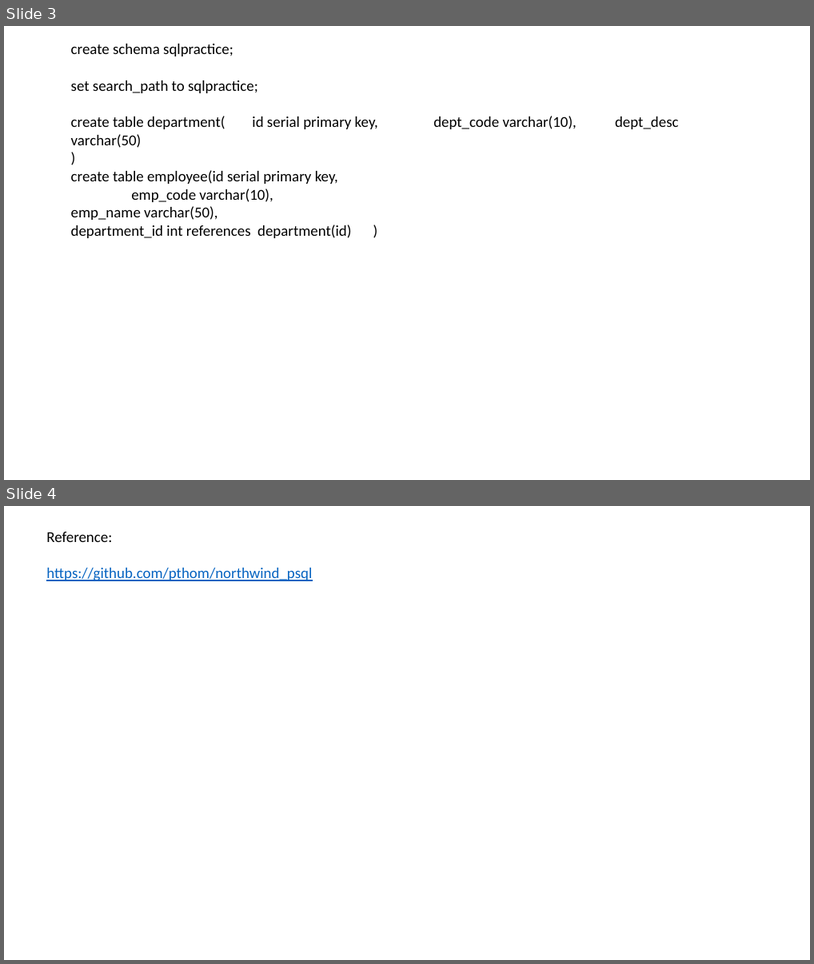
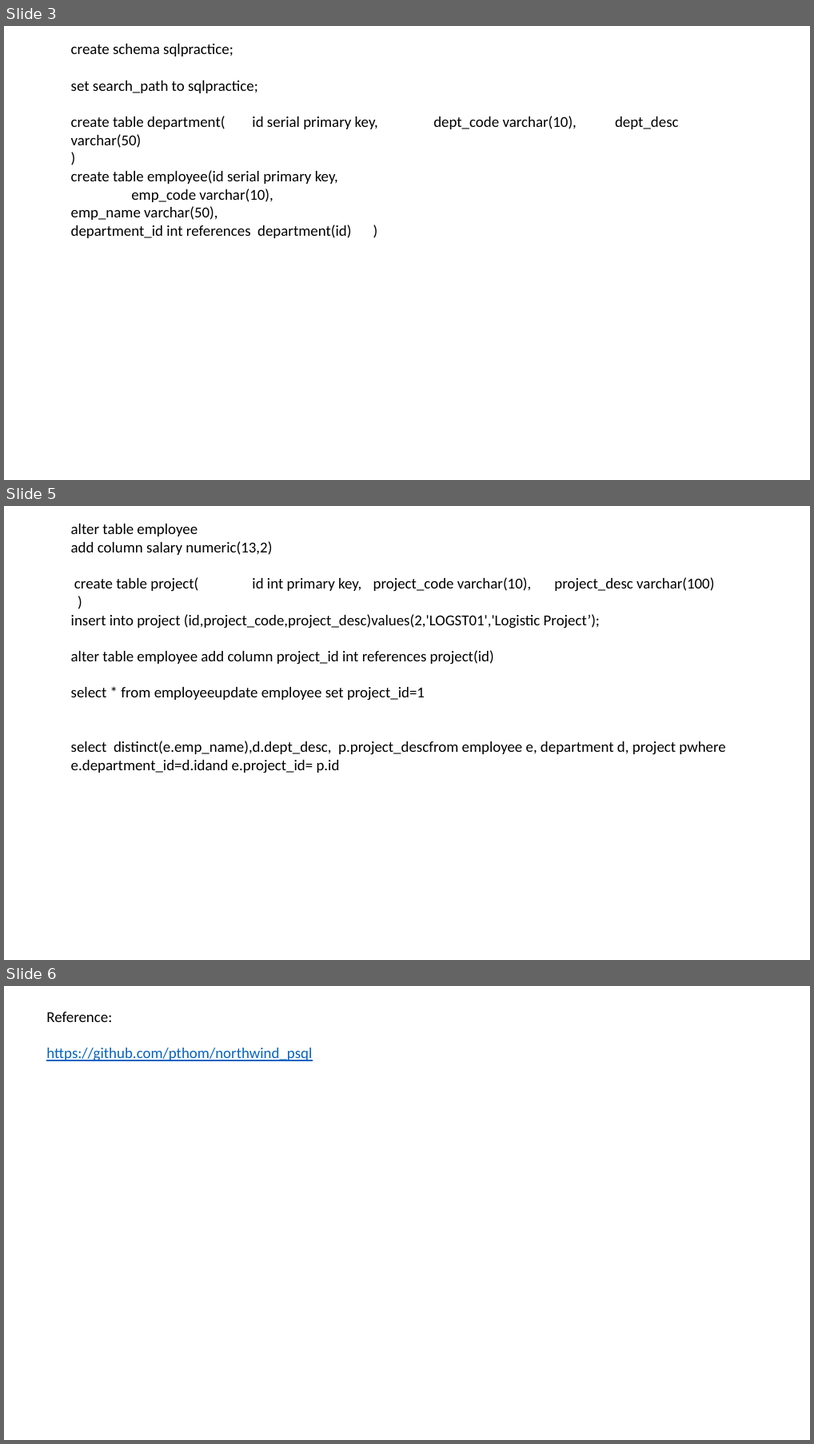
Before and after one commit to jayanta1971/capgeminisept25, a slide deck: day2_22_9_25/day2_22_9_25.pptx. Shown one above the other, each under a label of ours: slides 3 and 4 before the commit, slides 3, 5 and 6 after it; the slides between them are not shown. The pictures are 814x964 and 814x1444 pixels, drawn with LibreOffice and Linux fonts; fonts in the diff are those of the drawing. Boxes give left, top, right and bottom in pixels: in the first picture for what was removed or moved away, otherwise in the second. Text is boxed around its words. In the diff, an @@ line names an element or a change of style, - is before the commit and + after.

```diff
--- a/day2_22_9_25/day2_22_9_25.pptx
+++ b/day2_22_9_25/day2_22_9_25.pptx
@@ slide 5 added at (4,506,810,960), background #FFFFFF @@
@@ text added at (71,524,726,773), 18 pt, text #000000 @@
+alter table employee
+add column salary numeric(13,2)
+create table project( id int primary key, project_code varchar(10), project_desc varchar(100) )
+insert into project (id,project_code,project_desc)values(2,'LOGST01','Logistic Project’);
+alter table employee add column project_id int references project(id)
+select * from employeeupdate employee set project_id=1
+select distinct(e.emp_name),d.dept_desc, p.project_descfrom employee e, department d, project pwhere e.department_id=d.idand e.project_id= p.id
@@ what was slide 4 is now slide 6 @@
```
Also in this commit, not shown: 2 other slides added.
